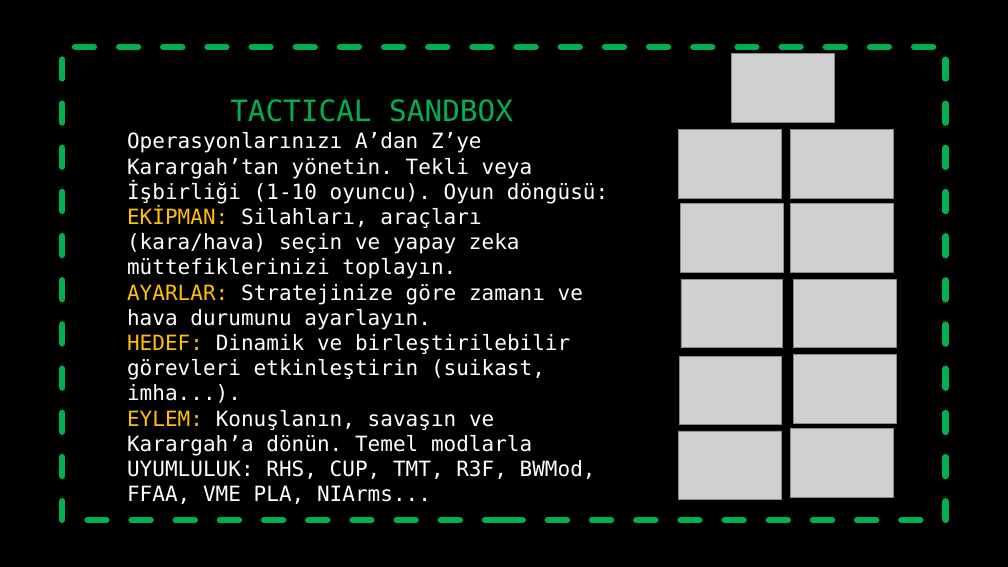
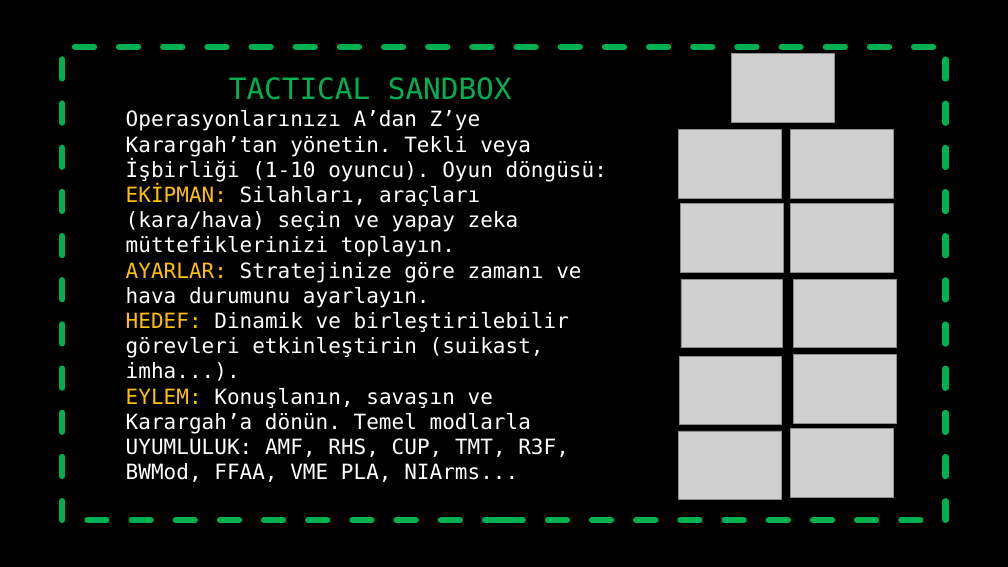
Before and after one commit to la404family/Arma3-Tactical-Sandbox, a slide deck: slide 3 of 01%20TACTICAL%20SANDBOX%20-%20Molos%20Version.Altis/other/Presentation1.pptx. Drawn at 1008x567 pixels with LibreOffice and Linux fonts; fonts in the diff are those of the drawing; grey boxes stand for pictures; background and template pictures are left out. Boxes give left, top, right and bottom in pixels: in the first picture for what was removed or moved away, otherwise in the second. Text is boxed around its words. In the diff, an @@ line names an element or a change of style, - is before the commit and + after.

```diff
--- a/01%20TACTICAL%20SANDBOX%20-%20Molos%20Version.Altis/other/Presentation1.pptx
+++ b/01%20TACTICAL%20SANDBOX%20-%20Molos%20Version.Altis/other/Presentation1.pptx
@@ text "TACTICAL SANDBOX": place and size @@
-text "TACTICAL SANDBOX" at [127, 99, 608, 502]
+text "TACTICAL SANDBOX" at [126, 77, 607, 482]
@@ text at [126, 388, 569, 482]: text changed @@
-EYLEM: Konuşlanın, savaşın ve Karargah’a dönün. Temel modlarla UYUMLULUK: RHS, CUP, TMT, R3F, BWMod, FFAA, VME PLA, NIArms...
+EYLEM: Konuşlanın, savaşın ve Karargah’a dönün. Temel modlarla UYUMLULUK: AMF, RHS, CUP, TMT, R3F, BWMod, FFAA, VME PLA, NIArms...
```
Also in this commit, not shown: 11 other slides changed, 8 other files.
